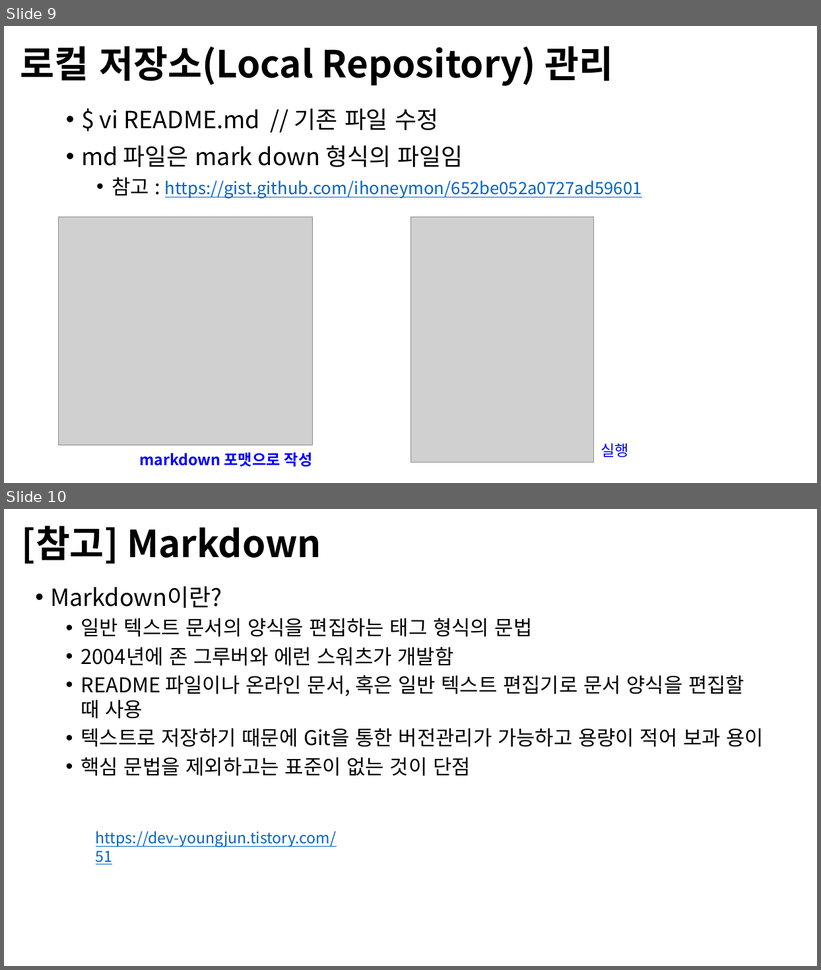
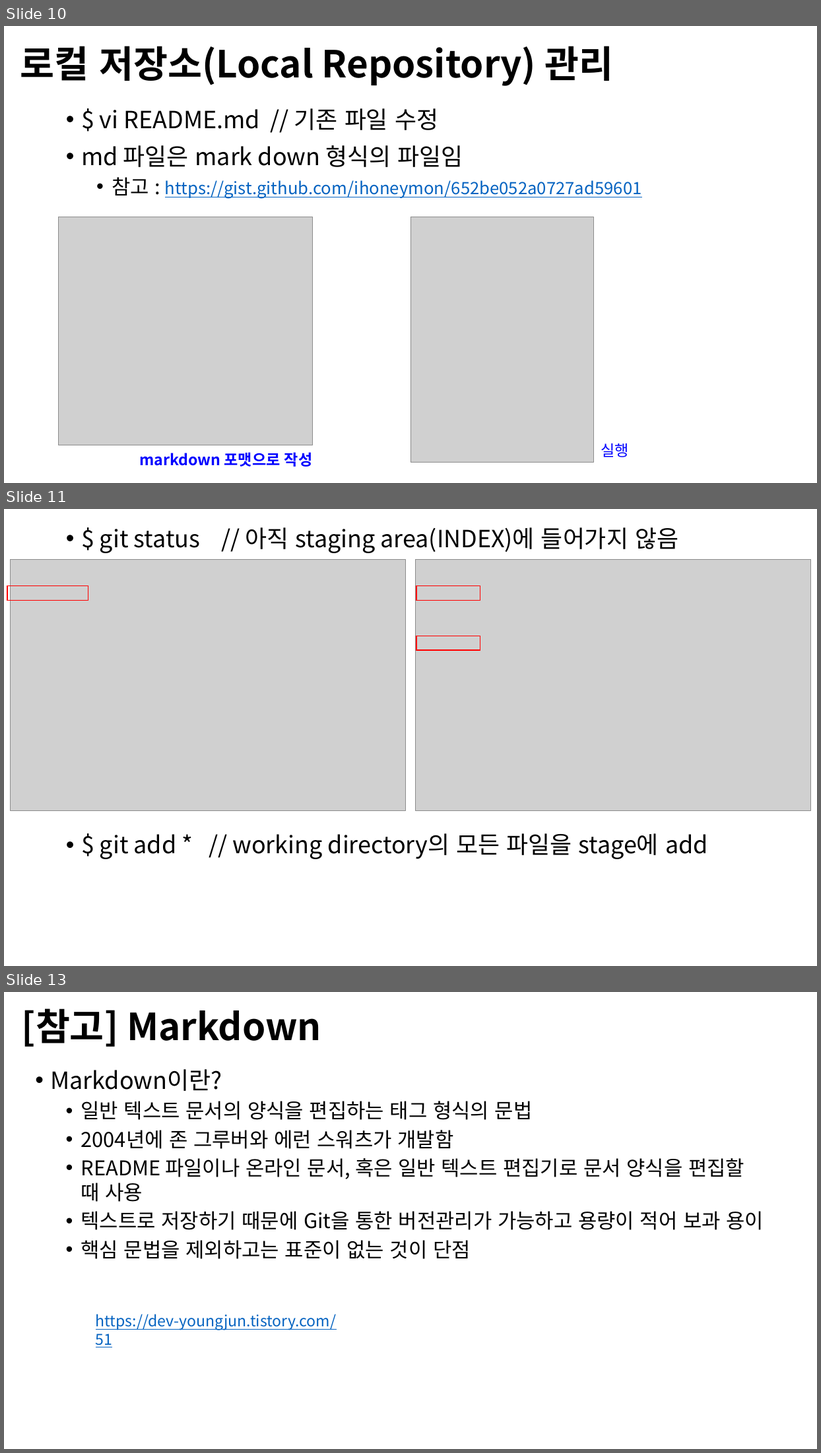
Before and after one commit to Open-Source-Programming/OpenSource-Lec, a slide deck: 09-Github.pptx. Shown one above the other, each under a label of ours: slides 9 and 10 before the commit, slides 10, 11 and 13 after it; the slides between them are not shown. The pictures are 821x970 and 821x1453 pixels, drawn with LibreOffice and Linux fonts; fonts in the diff are those of the drawing; grey boxes stand for pictures; background and template pictures are left out. Boxes give left, top, right and bottom in pixels: in the first picture for what was removed or moved away, otherwise in the second. Text is boxed around its words. In the diff, an @@ line names an element or a change of style, - is before the commit and + after.

```diff
--- a/09-Github.pptx
+++ b/09-Github.pptx
@@ slide 11 added at (x1=4, y1=509, x2=817, y2=966), background #FFFFFF @@
@@ text added at (x1=100, y1=527, x2=708, y2=859), 28 pt, text #000000 @@
+• $ git status // 아직 staging area(INDEX)에 들어가지 않음
+• $ git add * // working directory의 모든 파일을 stage에 add
@@ picture added at (x1=10, y1=559, x2=405, y2=811) @@
@@ picture added at (x1=416, y1=559, x2=811, y2=811) @@
@@ rectangle added at (x1=7, y1=586, x2=88, y2=601), outline #FF0000 1 pt @@
@@ rectangle added at (x1=416, y1=586, x2=480, y2=601), outline #FF0000 1 pt @@
@@ rectangle added at (x1=416, y1=636, x2=480, y2=650), outline #FF0000 1 pt @@
@@ what was slide 9 is now slide 10 @@
@@ what was slide 10 is now slide 13 @@
```
Also in this commit, not shown: 3 slides changed, 2 other slides added.
